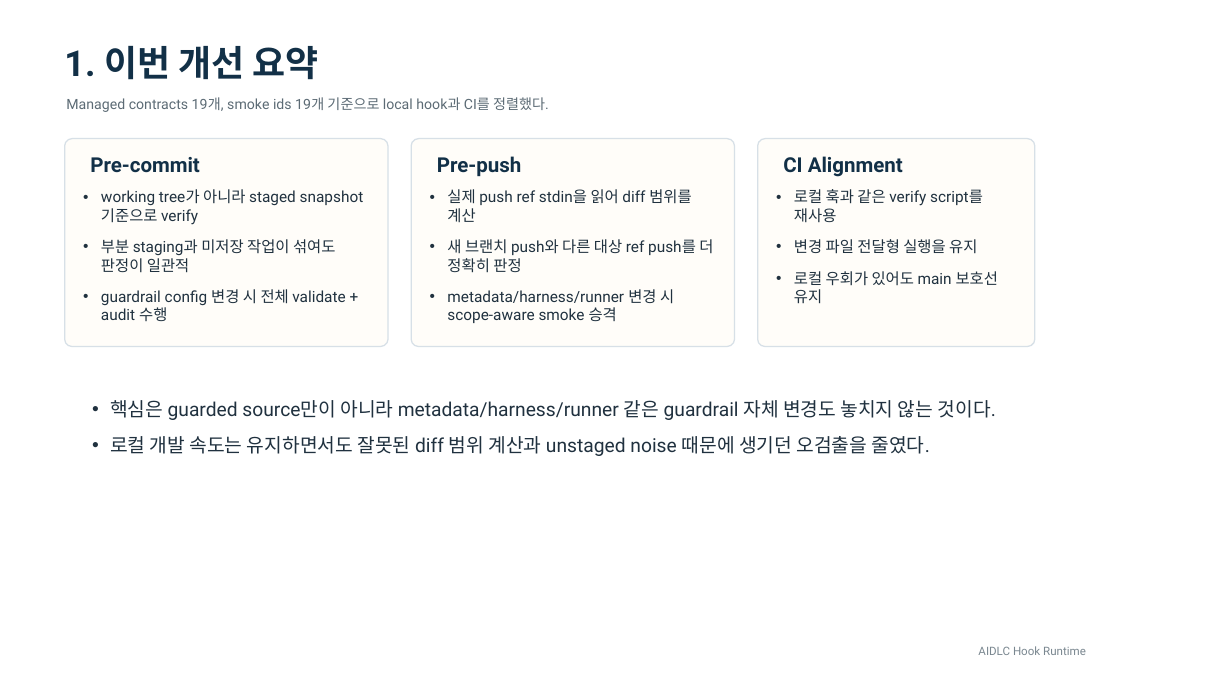
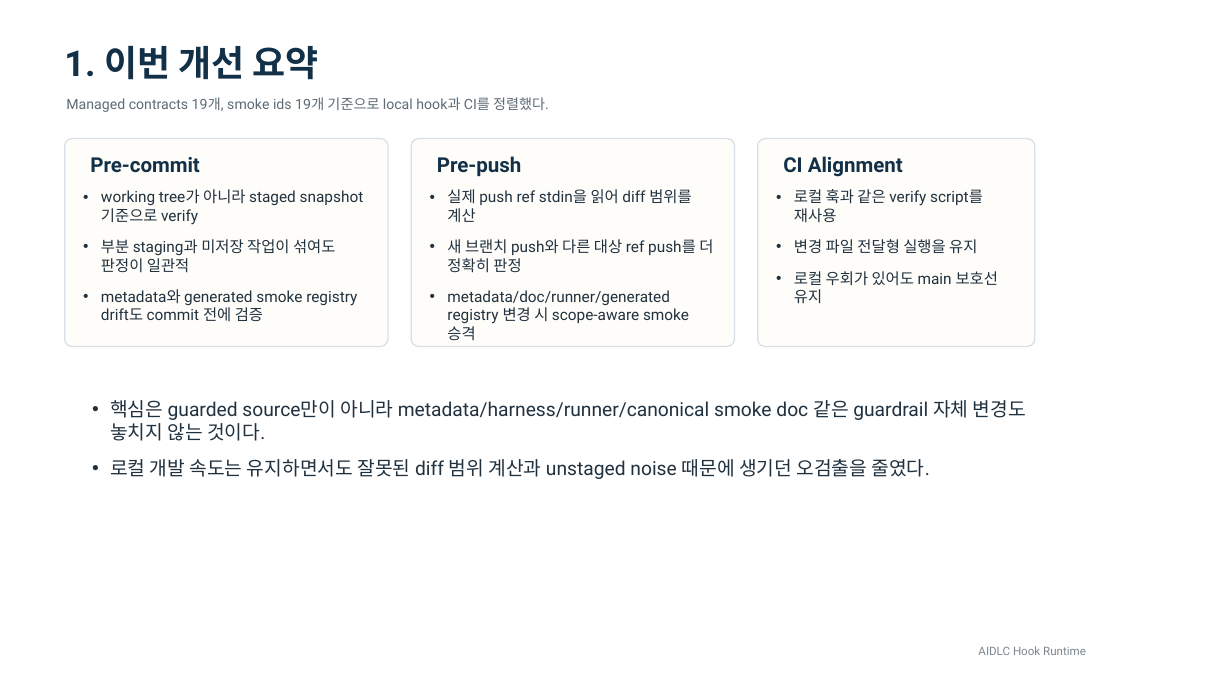
Before and after one commit to hosooregai-netizen/saftysite, a slide deck: slide 2 of docs/guardrails/aidlc-hooks-overview.pptx. Drawn at 1232x693 pixels with LibreOffice and Linux fonts; fonts in the diff are those of the drawing. Boxes give left, top, right and bottom in pixels: in the first picture for what was removed or moved away, otherwise in the second. Text is boxed around its words. In the diff, an @@ line names an element or a change of style, - is before the commit and + after.

Commit message:
feat: add metadata-driven smoke registry

```diff
--- a/docs/guardrails/aidlc-hooks-overview.pptx
+++ b/docs/guardrails/aidlc-hooks-overview.pptx
@@ text at (101,289,357,321): text changed @@
-• guardrail config 변경 시 전체 validate + audit 수행
+• metadata와 generated smoke registry drift도 commit 전에 검증
@@ text at (447,290,689,340): text changed @@
-• metadata/harness/runner 변경 시 scope-aware smoke 승격
+• metadata/doc/runner/generated registry 변경 시 scope-aware smoke 승격
@@ text at (110,400,1026,441): text changed @@
-• 핵심은 guarded source만이 아니라 metadata/harness/runner 같은 guardrail 자체 변경도 놓치지 않는 것이다.
+• 핵심은 guarded source만이 아니라 metadata/harness/runner/canonical smoke doc 같은 guardrail 자체 변경도 놓치지 않는 것이다.
```
Also in this commit, not shown: 6 other slides changed, 35 other files.
